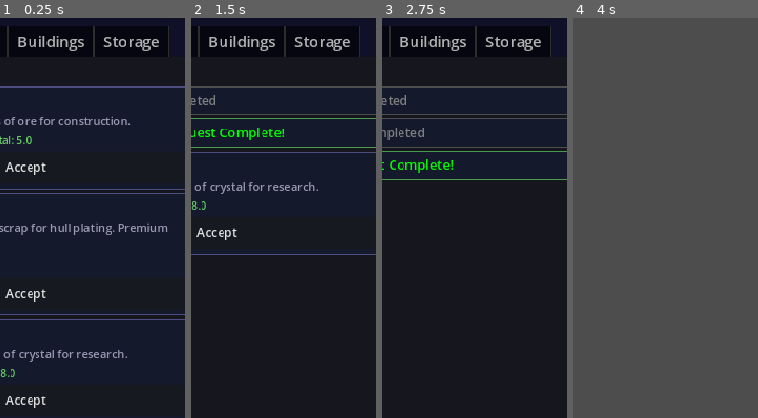
Above: before the commit, frames 1-4 (left to right).
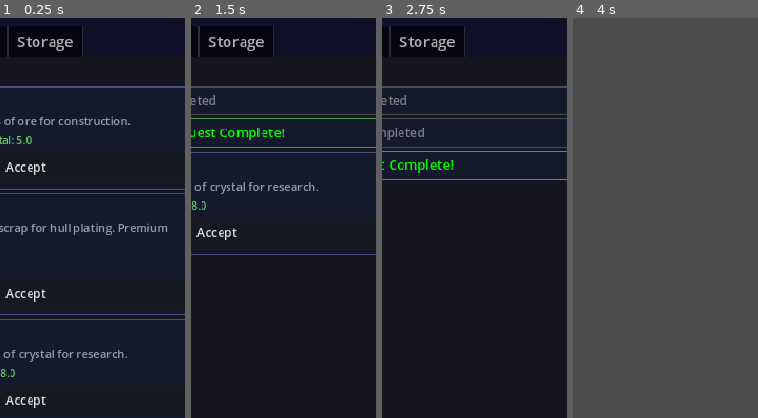
Above: after the commit, the same moments.

Repository: ichizh8/space-game-rt
Game: Godot game, scene res://scenes/planet_menu.tscn
Two runs of this game, one before a commit and one after it. Both use one fixed random seed, a clock stepped at 60 frames per second and the inputs below. This scene is started directly instead of the project's main scene.
Inputs (mouse positions are % of the whole screen's width and height, from its top left):
- Up to frame 1 (0.25 s): no input
- Up to frame 2 (1.5 s): click "Accept" at 0.5 s; click "Accept" at 1.25 s
- Up to frame 3 (2.75 s): click "Accept" at 2 s
- Up to frame 4 (4 s): click "X" at 2.75 s; tap Enter at 3.5 s; move the mouse to (72, 45) at 3.52 s; click (72, 45) at 3.67 s
The pictures show only the part of the screen within x 43-93%, y 6-56%; the shares and areas given below are measured in that part.

The runs differ from the first frame. In frame 1, 1.2% of the frame differs, in the area x 9-92%, y 2-10%; in frame 2, 1.2%; in frame 3, 1.2%; in frame 4, nothing differs.

Commit message:
v94: remove planet buildings system

Diff:
--- a/scripts/planet_menu.gd
+++ b/scripts/planet_menu.gd
@@ -8,7 +8,6 @@
 var _tab_container: TabContainer
 var _quest_tab: Control
 var _services_tab: ScrollContainer
-var _buildings_tab: Control
 var _storage_tab: Control
 
 
@@ -22,7 +21,6 @@
 	layer = 20
 	process_mode = Node.PROCESS_MODE_ALWAYS
 	_build_ui()
-	_collect_building_production()
 	get_tree().paused = true
 	var hud: Node = get_tree().get_first_node_in_group("hud")
 	if is_instance_valid(hud) and hud.has_method("reset_fire"):
@@ -73,7 +71,6 @@
 	# Build tabs
 	_build_quest_tab()
 	_build_services_tab()
-	_build_buildings_tab()
 	_build_storage_tab()
 
 
@@ -364,146 +361,6 @@
 	vbox.add_child(continue_btn)
 
 
-func _build_buildings_tab() -> void:
-	_buildings_tab = ScrollContainer.new()
-	_buildings_tab.name = "Buildings"
-	_tab_container.add_child(_buildings_tab)
-
-	_refresh_buildings()
-
-
-func _refresh_buildings() -> void:
-	_clear_tab(_buildings_tab)
-
-	var vbox := VBoxContainer.new()
-	vbox.size_flags_horizontal = Control.SIZE_EXPAND_FILL
-	_buildings_tab.add_child(vbox)
-
-	var planet_data := GameState.get_planet_data(planet_id)
-	var buildings: Dictionary = planet_data.get("buildings", {})
-
-	var building_ids := ["mining_plant", "manufacturing", "storage_depot", "shipyard"]
-	for b_id in building_ids:
-		var b_data := WorldData.get_building_data(b_id)
-		if b_data.is_empty():
-			continue
-
-		var current_level: int = buildings.get(b_id, 0)
-		var tiers: Array = b_data.get("tiers", [])
-
-		var container := PanelContainer.new()
-		var container_style := StyleBoxFlat.new()
-		container_style.bg_color = Color(0.1, 0.1, 0.2, 0.8)
-		container_style.border_color = Color(0.3, 0.3, 0.5)
-		container_style.set_border_width_all(1)
-		container_style.content_margin_left = 10
-		container_style.content_margin_right = 10
-		container_style.content_margin_top = 8
-		container_style.content_margin_bottom = 8
-		container.add_theme_stylebox_override("panel", container_style)
-		vbox.add_child(container)
-
-		var inner_vbox := VBoxContainer.new()
-		container.add_child(inner_vbox)
-
-		# Name + level
-		var name_label := Label.new()
-		name_label.text = b_data.get("name", b_id) + " (Level " + str(current_level) + ")"
-		name_label.add_theme_font_size_override("font_size", 17)
-		name_label.add_theme_color_override("font_color", Color(0.8, 0.8, 1.0))
-		inner_vbox.add_child(name_label)
-
-		# Description
-		var desc_label := Label.new()
-		desc_label.text = b_data.get("description", "")
-		desc_label.autowrap_mode = TextServer.AUTOWRAP_WORD_SMART
-		desc_label.add_theme_font_size_override("font_size", 13)
-		inner_vbox.add_child(desc_label)
-
-		# Production info (if built)
-		if current_level > 0 and current_level <= tiers.size():
-			var tier: Dictionary = tiers[current_level - 1]
-			var prod: Dictionary = tier.get("production", {})
-			if not prod.is_empty():
-				var prod_text := "Producing: "
-				var parts: Array[String] = []
-				var interval: int = tier.get("production_interval", 300)
-				for res_key in prod:
-					parts.append(str(prod[res_key]) + " " + res_key)
-				prod_text += ", ".join(parts) + " per " + str(interval / 60) + " min"
-				var prod_label := Label.new()
-				prod_label.text = prod_text
-				prod_label.add_theme_font_size_override("font_size", 13)
-				prod_label.add_theme_color_override("font_color", Color.GREEN)
-				inner_vbox.add_child(prod_label)
-
-		# Shipyard special actions
-		if b_id == "shipyard" and current_level >= 1:
-			var repair_btn := Button.new()
-			repair_btn.text = "Repair Hull (20 scrap)"
-			repair_btn.add_theme_font_size_override("font_size", 14)
-			repair_btn.custom_minimum_size.y = 36
-			repair_btn.pressed.connect(_on_repair_pressed)
-			inner_vbox.add_child(repair_btn)
-
-			var refuel_btn := Button.new()
-			refuel_btn.text = "Refuel +50 fuel  (20 credits)"
-			refuel_btn.add_theme_font_size_override("font_size", 14)
-			refuel_btn.custom_minimum_size.y = 36
-			refuel_btn.pressed.connect(_on_refuel_pressed)
-			inner_vbox.add_child(refuel_btn)
-
-		# Build / Upgrade button
-		if current_level < tiers.size():
-			var next_tier: Dictionary = tiers[current_level]
-			var cost: Dictionary = next_tier.get("cost", {})
-			var cost_text := ""
-			for key in cost:
-				cost_text += key.capitalize() + ": " + str(cost[key]) + "  "
-
-			var build_btn := Button.new()
-			if current_level == 0:
-				build_btn.text = "Build (" + cost_text.strip_edges() + ")"
-			else:
-				build_btn.text = "Upgrade (" + cost_text.strip_edges() + ")"
-			build_btn.add_theme_font_size_override("font_size", 14)
-			build_btn.custom_minimum_size.y = 36
-			build_btn.disabled = not GameState.has_resources(cost)
-			build_btn.pressed.connect(_on_build_pressed.bind(b_id, cost))
-			inner_vbox.add_child(build_btn)
-		elif current_level >= tiers.size():
-			var max_label := Label.new()
-			max_label.text = "MAX LEVEL"
-			max_label.add_theme_font_size_override("font_size", 14)
-			max_label.add_theme_color_override("font_color", Color.GOLD)
-			inner_vbox.add_child(max_label)
-
-
-func _on_build_pressed(building_id: String, cost: Dictionary) -> void:
-	if GameState.spend_resources(cost):
-		var planet_data := GameState.get_planet_data(planet_id)
-		if not planet_data.has("buildings"):
-			planet_data["buildings"] = {}
-		var current: int = planet_data["buildings"].get(building_id, 0)
-		planet_data["buildings"][building_id] = current + 1
-		_refresh_buildings()
-
-
-func _on_repair_pressed() -> void:
-	if GameState.remove_resource("scrap", 20):
-		GameState.heal(50.0)
-		_refresh_buildings()
-
-
-func _on_refuel_pressed() -> void:
-	if GameState.credits >= 20:
-		GameState.credits -= 20
-		GameState.credits_changed.emit(GameState.credits)
-		GameState.add_fuel(50.0)
-		_refresh_buildings()
-
-
-
 func _build_services_tab() -> void:
 	_services_tab = ScrollContainer.new()
 	_services_tab.name = "Services"
@@ -751,40 +608,6 @@
 	_refresh_storage()
 
 
-func _collect_building_production() -> void:
-	var planet_data := GameState.get_planet_data(planet_id)
-	var buildings: Dictionary = planet_data.get("buildings", {})
-	var last_visit: float = planet_data.get("last_visit_time", Time.get_unix_time_from_system())
-	var now: float = Time.get_unix_time_from_system()
-	var elapsed: float = now - last_visit
-
-	for b_id in buildings:
-		var level: int = buildings[b_id]
-		if level <= 0:
-			continue
-		var b_data := WorldData.get_building_data(b_id)
-		if b_data.is_empty():
-			continue
-		var tiers: Array = b_data.get("tiers", [])
-		if level > tiers.size():
-			continue
-		var tier: Dictionary = tiers[level - 1]
-		var production: Dictionary = tier.get("production", {})
-		var interval: int = tier.get("production_interval", 300)
-		if interval <= 0 or production.is_empty():
-			continue
-
-		var cycles := int(elapsed / interval)
-		if cycles > 0:
-			if not planet_data.has("storage"):
-				planet_data["storage"] = {"ore": 0, "crystal": 0, "scrap": 0}
-			for res_key in production:
-				var produced: int = int(production[res_key]) * cycles
-				planet_data["storage"][res_key] = planet_data["storage"].get(res_key, 0) + produced
-
-	planet_data["last_visit_time"] = now
-
-
 func _clear_tab(tab: ScrollContainer) -> void:
 	for child in tab.get_children():
 		child.queue_free()
--- a/scripts/world_data.gd
+++ b/scripts/world_data.gd
@@ -3,7 +3,7 @@
 var resources_data: Dictionary = {}
 var artifacts_data: Array = []
 var quests_data: Array = []
-var buildings_data: Dictionary = {}
+
 
 
 func _ready() -> void:
@@ -14,7 +14,6 @@
 	resources_data = _load_json("res://data/resources.json") as Dictionary
 	artifacts_data = _load_json("res://data/artifacts.json") as Array
 	quests_data = _load_json("res://data/quests.json") as Array
-	buildings_data = _load_json("res://data/buildings.json") as Dictionary
 
 
 func _load_json(path: String) -> Variant:
@@ -80,9 +79,3 @@
 				result.append(quest)
 	result.shuffle()
 	return result
-
-
-func get_building_data(building_id: String) -> Dictionary:
-	if buildings_data.has(building_id):
-		return buildings_data[building_id]
-	return {}
Not shown, changed: web-export/index.html
Not shown, changed: web-export/index.pck
